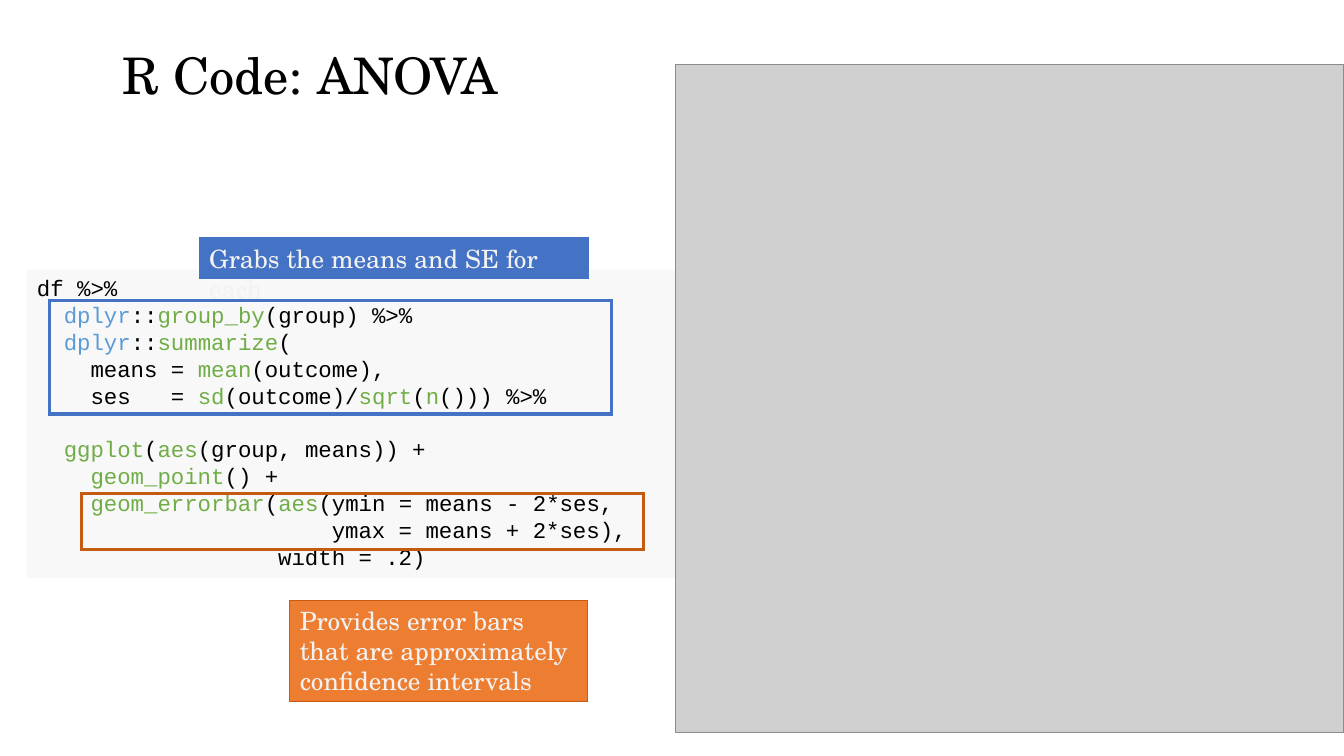
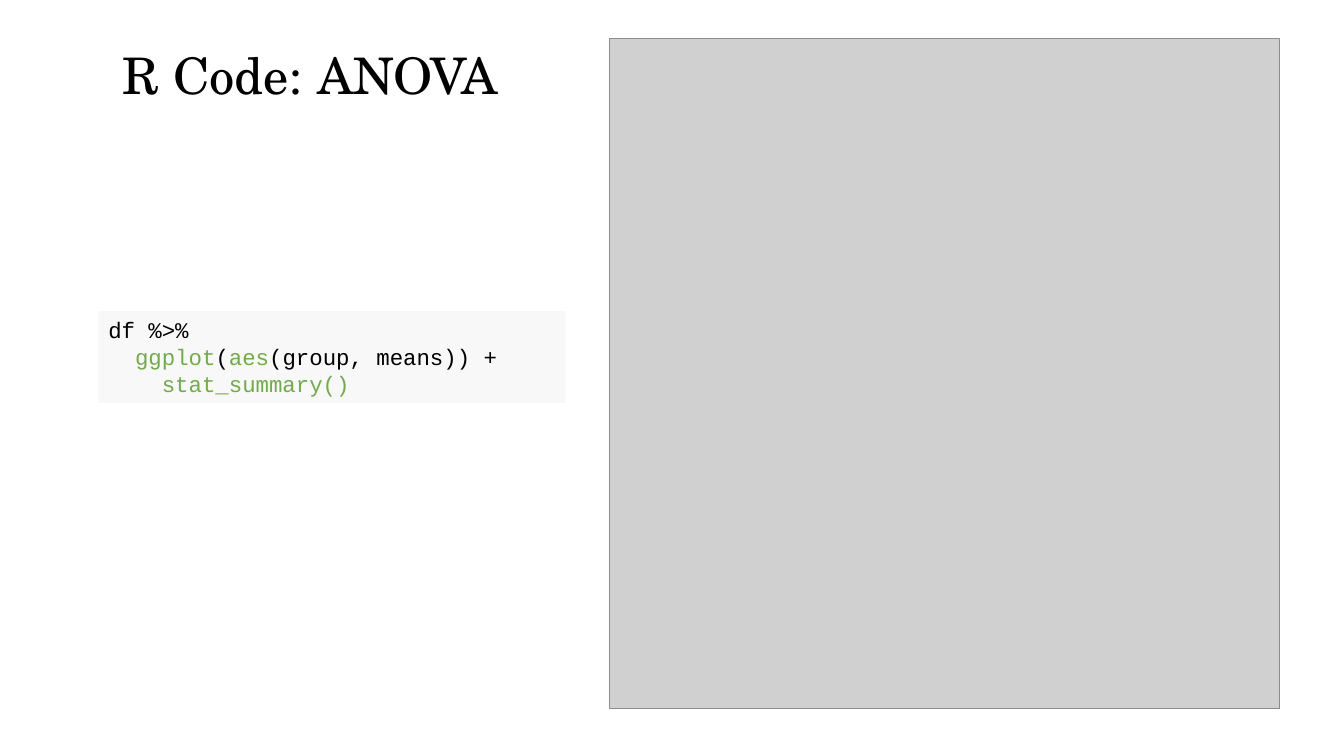
Before and after one commit to TysonStanley/EDUC-6600, a slide deck: slide 39 of Slides/u04_Ch12_oneANOVA.pptx (slide 35 before the commit). Drawn at 1344x756 pixels with LibreOffice and Linux fonts; fonts in the diff are those of the drawing; grey boxes stand for pictures. Boxes give left, top, right and bottom in pixels: in the first picture for what was removed or moved away, otherwise in the second. Text is boxed around its words. In the diff, an @@ line names an element or a change of style, - is before the commit and + after.

```diff
--- a/Slides/u04_Ch12_oneANOVA.pptx
+++ b/Slides/u04_Ch12_oneANOVA.pptx
@@ picture: place and size @@
-picture at <box>676,65,1344,733</box>
+picture at <box>609,38,1279,709</box>
@@ rectangle removed at <box>200,238,589,278</box> @@
-Grabs the means and SE for each
@@ rectangle removed at <box>49,300,611,413</box> @@
@@ text in rectangle at <box>64,307,493,409</box>: paragraphs removed @@
-dplyr::group_by(group) %>%
-dplyr::summarize(
-means = mean(outcome),
-ses = sd(outcome)/sqrt(n())) %>%
@@ rectangle "df %>%": place and size @@
-rectangle "df %>%" at <box>27,269,774,578</box>
+rectangle "df %>%" at <box>99,312,566,403</box>
@@ text in rectangle at <box>162,376,350,397</box>: text changed; text colour #000000 to #70AD47 @@
-geom_point() +
-geom_errorbar(aes(ymin = means - 2*ses,
-ymax = means + 2*ses),
-width = .2)
+stat_summary()
@@ rectangle removed at <box>82,494,643,549</box> @@
@@ rectangle removed at <box>290,600,589,702</box> @@
-Provides error bars that are approximately confidence intervals
```
Also in this commit, not shown: 1 other slide changed, 3 slides added, 6 other files.
